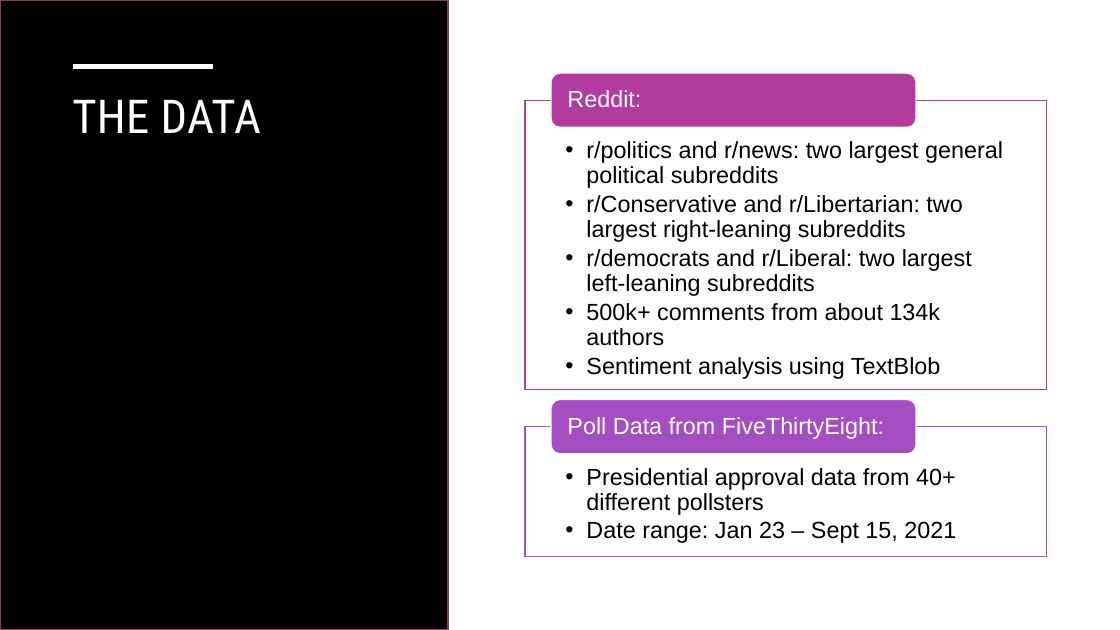
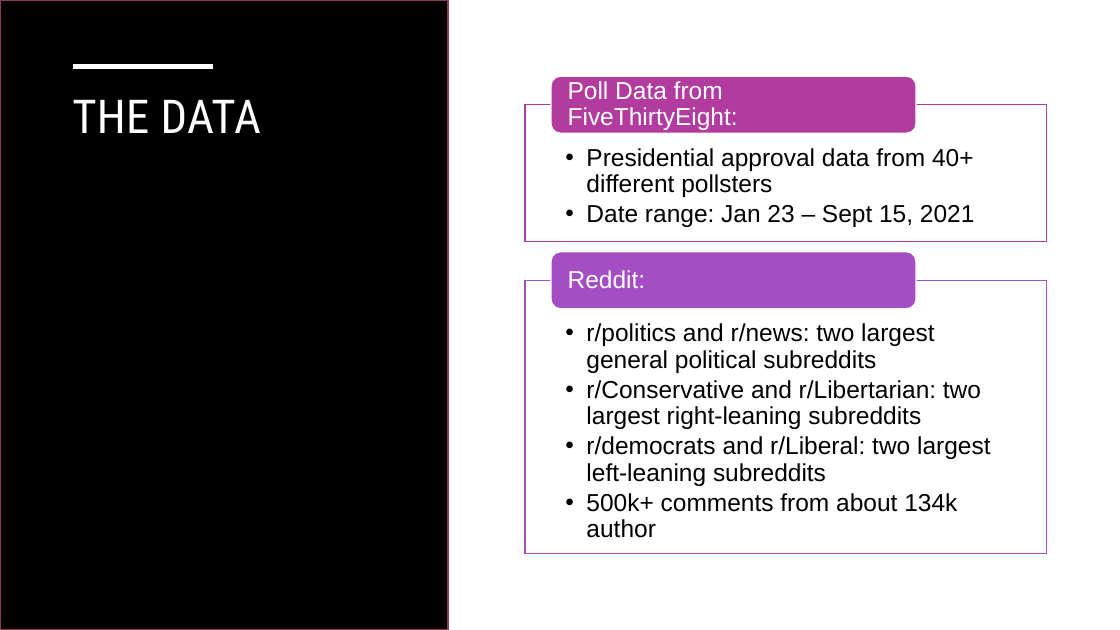
Before and after one commit to zelda4669/presidential-approval, a slide deck: slide 4 of Political Sentiment and Social Media.pptx (slide 3 before the commit). Drawn at 1120x630 pixels with LibreOffice and Linux fonts; fonts in the diff are those of the drawing. Boxes give left, top, right and bottom in pixels: in the first picture for what was removed or moved away, otherwise in the second. Text is boxed around its words. In the diff, an @@ line names an element or a change of style, - is before the commit and + after.

Commit message:
Update presentation

```diff
--- a/Political Sentiment and Social Media.pptx
+++ b/Political Sentiment and Social Media.pptx
@@ rounded rectangle: place and size @@
-rounded rectangle at (551, 73, 917, 128)
+rounded rectangle at (551, 76, 917, 134)
@@ size 20 to 21 pt in 3 elements at (568, 270, 646, 288), (586, 148, 975, 227), (568, 81, 738, 130) @@
@@ text "Poll Data from FiveThirtyEight:": place and size @@
-text "Poll Data from FiveThirtyEight:" at (567, 417, 884, 439)
+text "Poll Data from FiveThirtyEight:" at (568, 81, 738, 130)
@@ text "Presidential approval data from 40+ ...": place and size @@
-text "Presidential approval data from 40+ ..." at (586, 468, 956, 543)
+text "Presidential approval data from 40+ ..." at (586, 148, 975, 227)
@@ rectangle: place and size @@
-rectangle at (525, 100, 1047, 389)
+rectangle at (525, 105, 1047, 242)
@@ rounded rectangle: place and size @@
-rounded rectangle at (551, 400, 917, 455)
+rounded rectangle at (551, 252, 917, 309)
@@ text "Reddit:": place and size @@
-text "Reddit:" at (567, 90, 641, 107)
+text "Reddit:" at (568, 270, 646, 288)
@@ text "r/politics and r/news: two largest ...": place and size @@
-text "r/politics and r/news: two largest ..." at (586, 141, 1003, 379)
+text "r/politics and r/news: two largest ..." at (586, 323, 990, 538)
@@ rectangle: place and size @@
-rectangle at (525, 427, 1047, 557)
+rectangle at (525, 281, 1047, 555)
@@ text at (586, 323, 990, 486): size 20 to 21 pt in "r/politics and r/news: two largest general political ...", "r/Conservative and r/Libertarian: two largest right-leaning  ...", "r/democrats and r/Liberal: two largest left-leaning subreddi ..." @@
@@ text at (586, 493, 957, 538): text changed; size 20 to 21 pt @@
-  • 500k+ comments from about 134k authors
-  • Sentiment analysis using TextBlob
+  • 500k+ comments from about 134k author
```
Also in this commit, not shown: 6 slides added, 1 slide removed, 2 other files.
